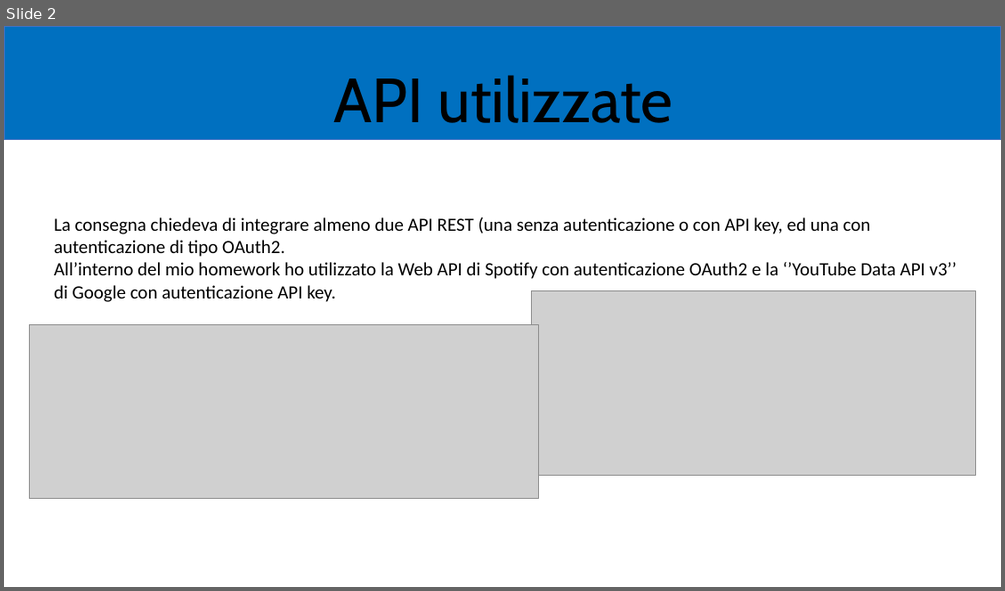
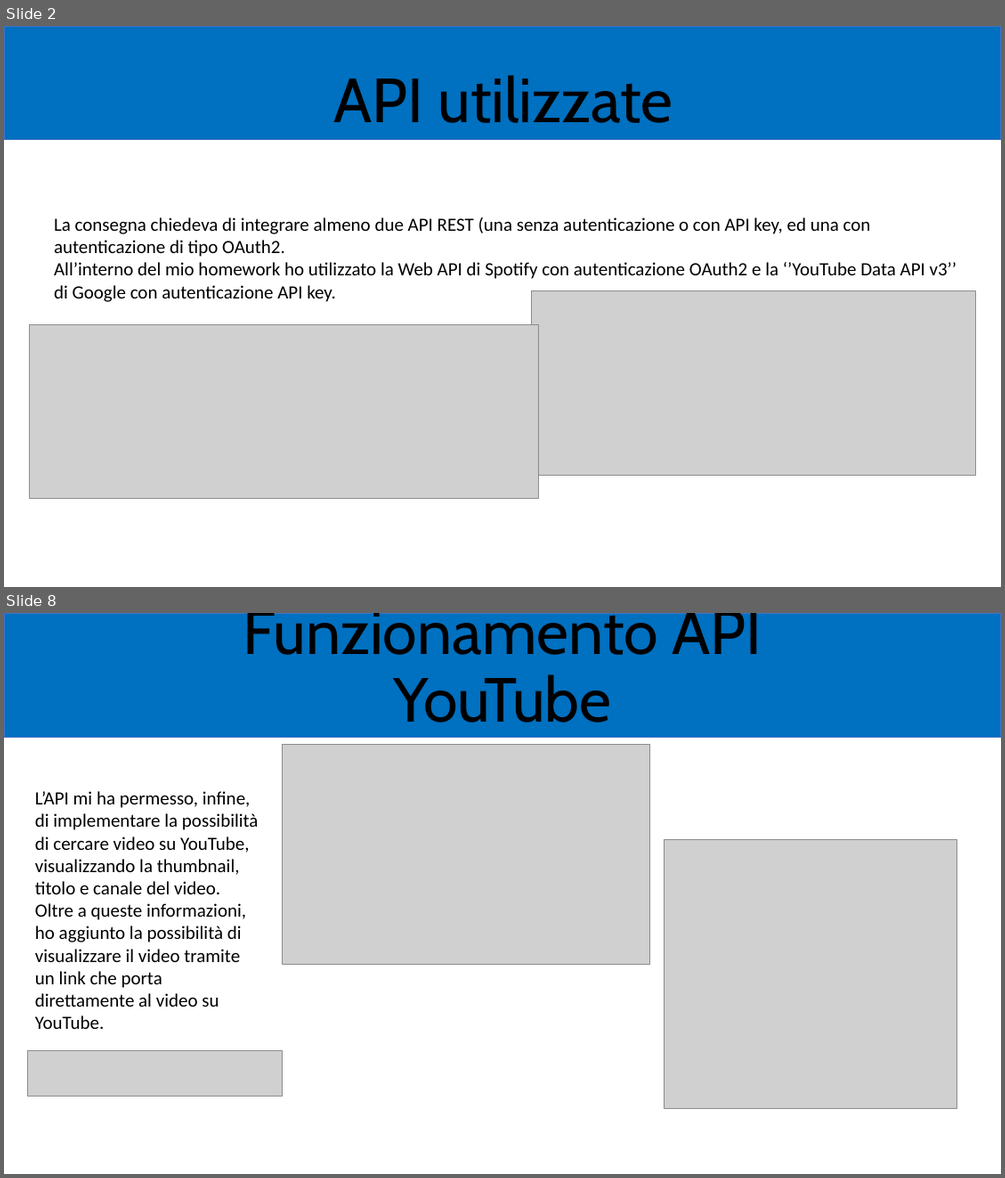
Before and after one commit to zChronoX/mhw3, a slide deck: mhw3.pptx. Shown one above the other, each under a label of ours: slide 2 before the commit, slides 2 and 8 after it; the slides between them are not shown. The pictures are 1005x591 and 1005x1178 pixels, drawn with LibreOffice and Linux fonts; fonts in the diff are those of the drawing; grey boxes stand for pictures. Boxes give left, top, right and bottom in pixels: in the first picture for what was removed or moved away, otherwise in the second. Text is boxed around its words. In the diff, an @@ line names an element or a change of style, - is before the commit and + after.

```diff
--- a/mhw3.pptx
+++ b/mhw3.pptx
@@ slide 8 added at [4,613,1001,1174], background #FFFFFF @@
@@ rectangle added at [4,613,1001,738], fill #0070C0, outline #4472C4 1 pt @@
@@ title added at [243,613,762,722], 60 pt, text #000000 @@
+Funzionamento API YouTube
@@ picture added at [283,745,649,964] @@
@@ text added at [35,791,259,1029], 18 pt, text #000000 @@
+L’API mi ha permesso, infine, di implementare la possibilità di cercare video su YouTube, visualizzando la thumbnail, titolo e canale del video. Oltre a queste informazioni, ho aggiunto la possibilità di visualizzare il video tramite un link che porta direttamente al video su YouTube.
@@ picture added at [663,840,956,1109] @@
@@ picture added at [28,1051,283,1095] @@
```
Also in this commit, not shown: 6 other slides added, 8 slides removed.
